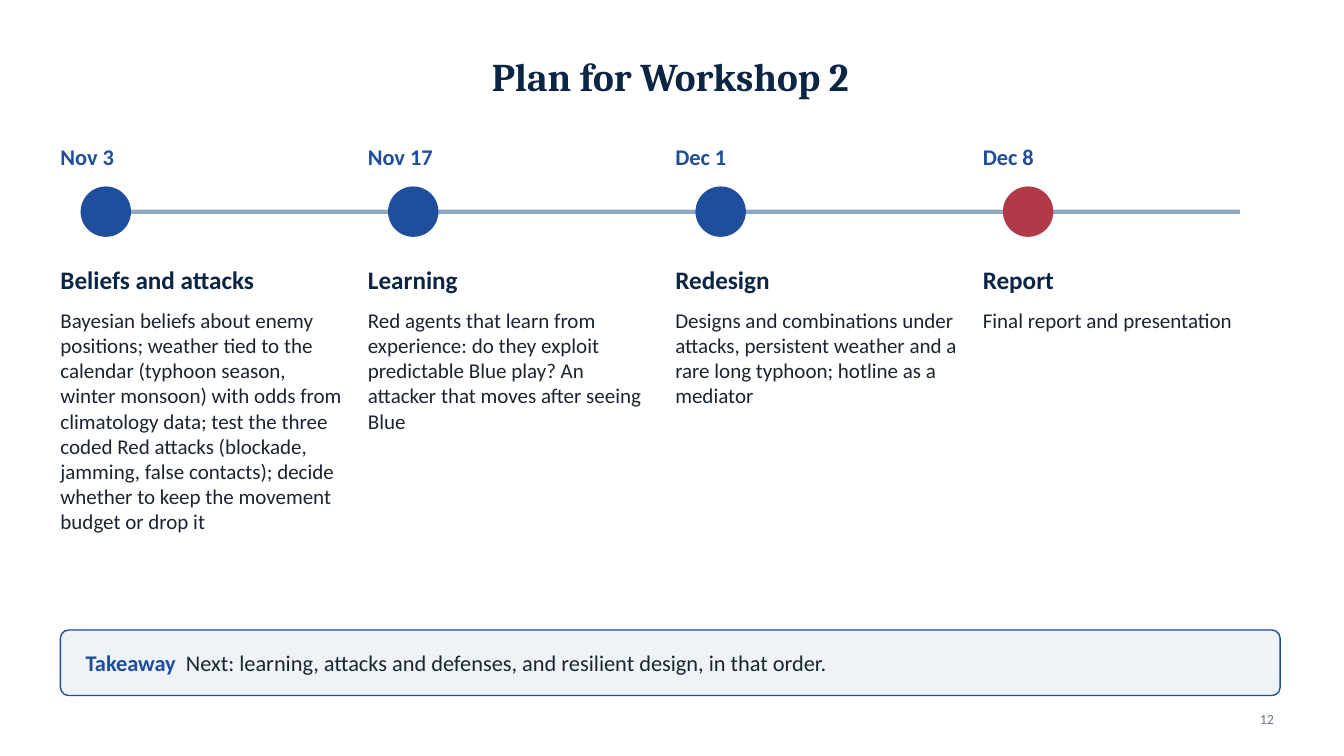
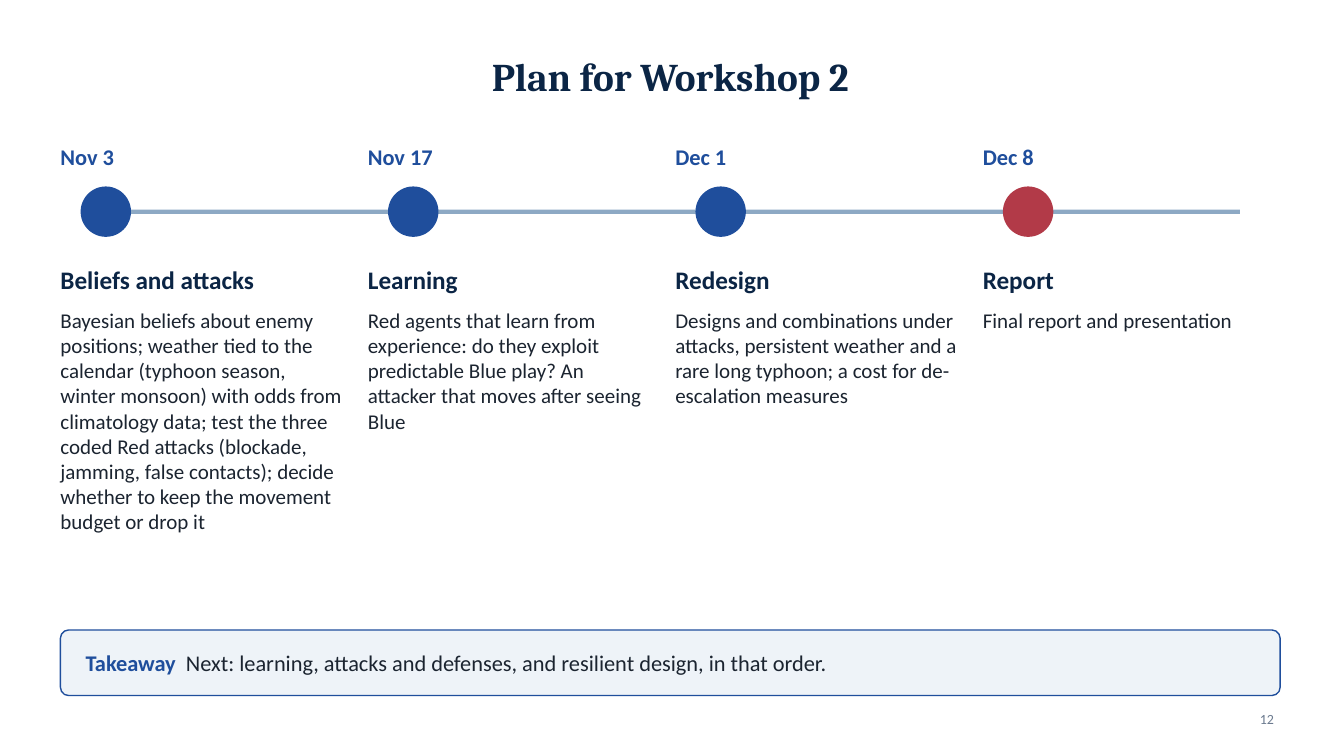
Before and after one commit to draggin-anchor/6.S974-Wargaming-Term-Project, a slide deck: slide 12 of deliverables/02-workshop1-slides.pptx. Drawn at 1344x756 pixels with LibreOffice and Linux fonts; fonts in the diff are those of the drawing. Boxes give left, top, right and bottom in pixels: in the first picture for what was removed or moved away, otherwise in the second. Text is boxed around its words. In the diff, an @@ line names an element or a change of style, - is before the commit and + after.

Commit message:
Slides: rename D3 to de-escalation measures

```diff
--- a/deliverables/02-workshop1-slides.pptx
+++ b/deliverables/02-workshop1-slides.pptx
@@ text at [675,313,956,403]: text changed @@
-Designs and combinations under attacks, persistent weather and a rare long typhoon; hotline as a mediator
+Designs and combinations under attacks, persistent weather and a rare long typhoon; a cost for de-escalation measures
```
Also in this commit, not shown: 2 other slides changed, 2 other files.
